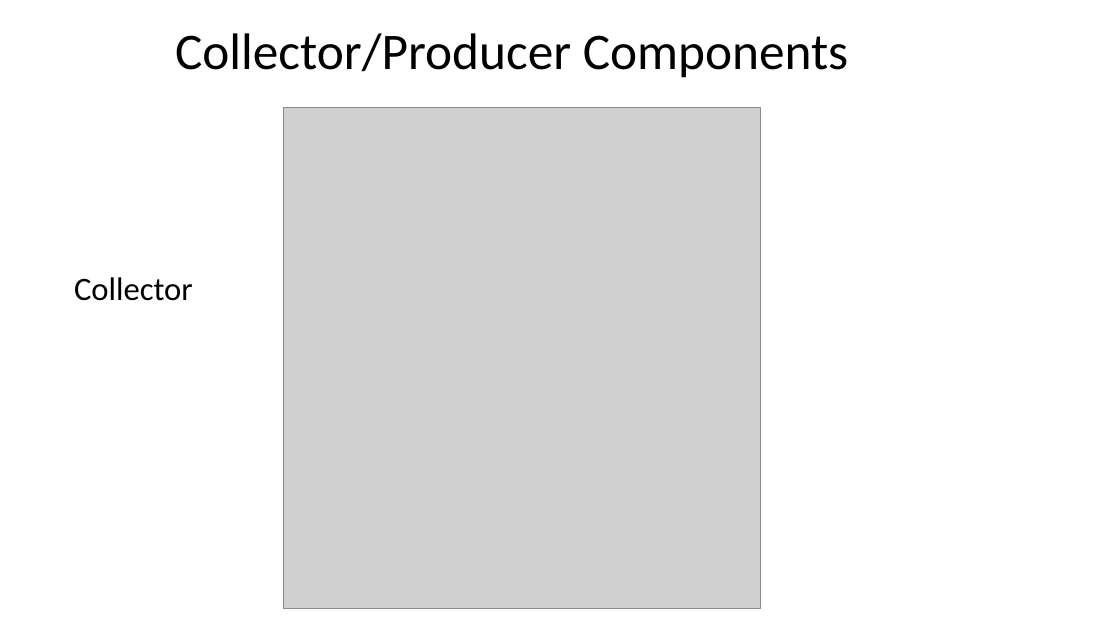
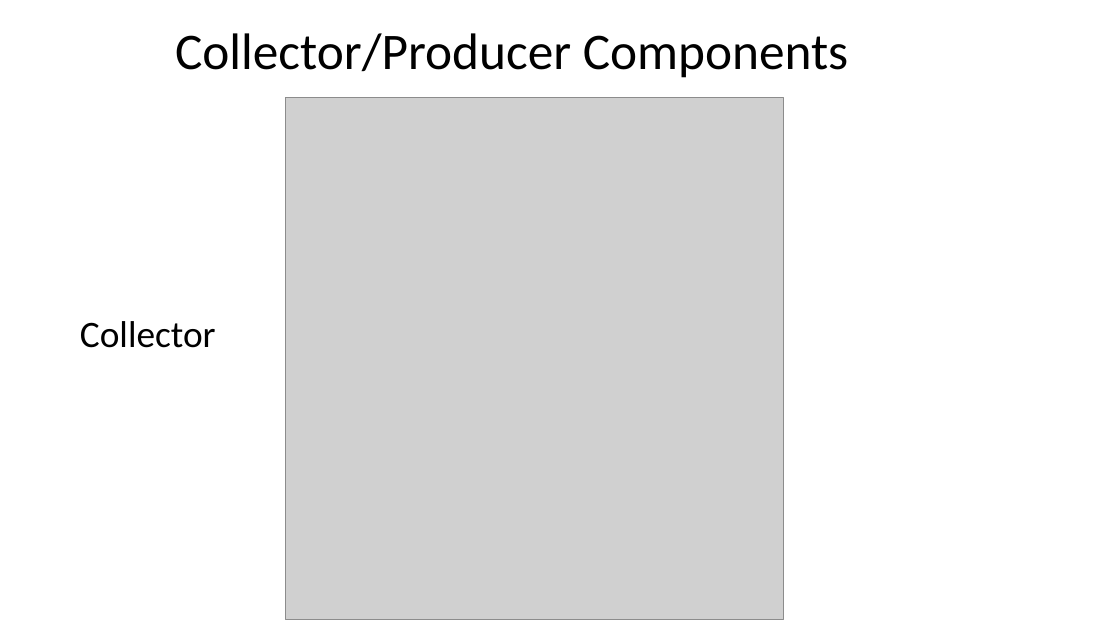
Before and after one commit to dwbzen/commonlib, a slide deck: slide 17 of doc/Markov Chain Lunch and Learn.pptx. Drawn at 1120x630 pixels with LibreOffice and Linux fonts; fonts in the diff are those of the drawing; grey boxes stand for pictures; background and template pictures are left out. Boxes give left, top, right and bottom in pixels: in the first picture for what was removed or moved away, otherwise in the second. Text is boxed around its words. In the diff, an @@ line names an element or a change of style, - is before the commit and + after.

```diff
--- a/doc/Markov Chain Lunch and Learn.pptx
+++ b/doc/Markov Chain Lunch and Learn.pptx
@@ picture: place and size @@
-picture at box(283, 108, 760, 608)
+picture at box(286, 97, 784, 620)
@@ text "Collector": place and size @@
-text "Collector" at box(74, 277, 193, 301)
+text "Collector" at box(80, 321, 216, 348)
@@ text "Collector" at box(80, 321, 216, 348): size 28 to 32 pt @@
```
Also in this commit, not shown: 7 other slides changed, 4 slides added, 1 slide removed, 3 other files.
